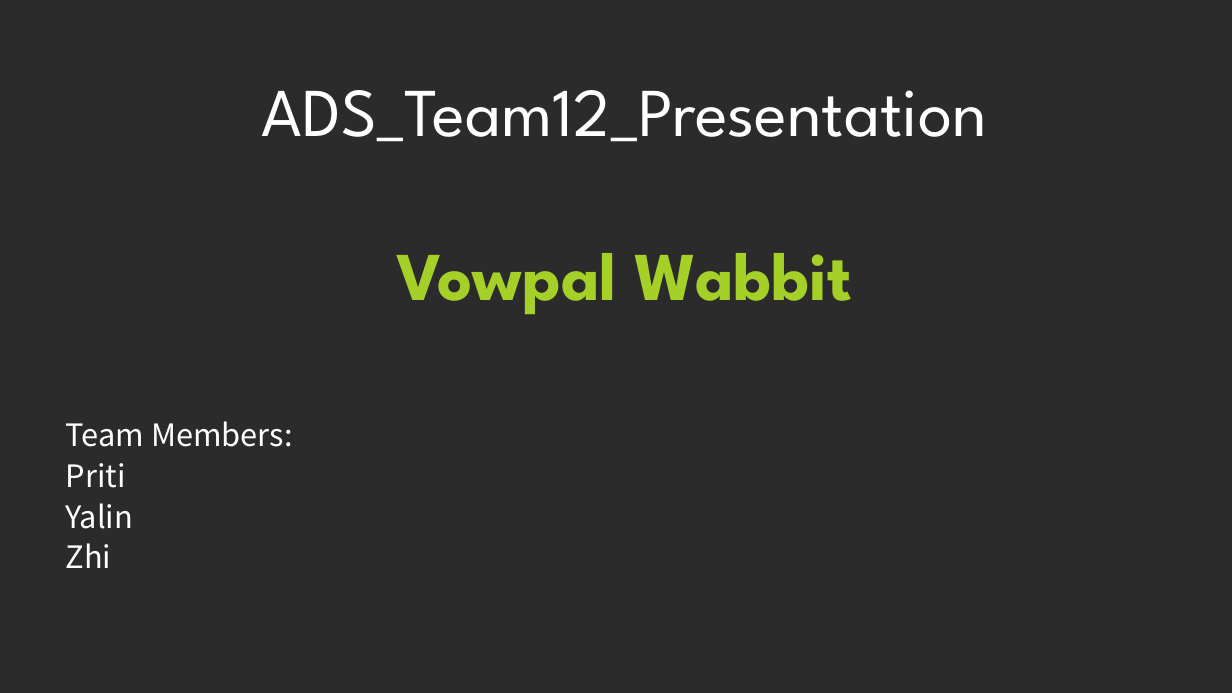
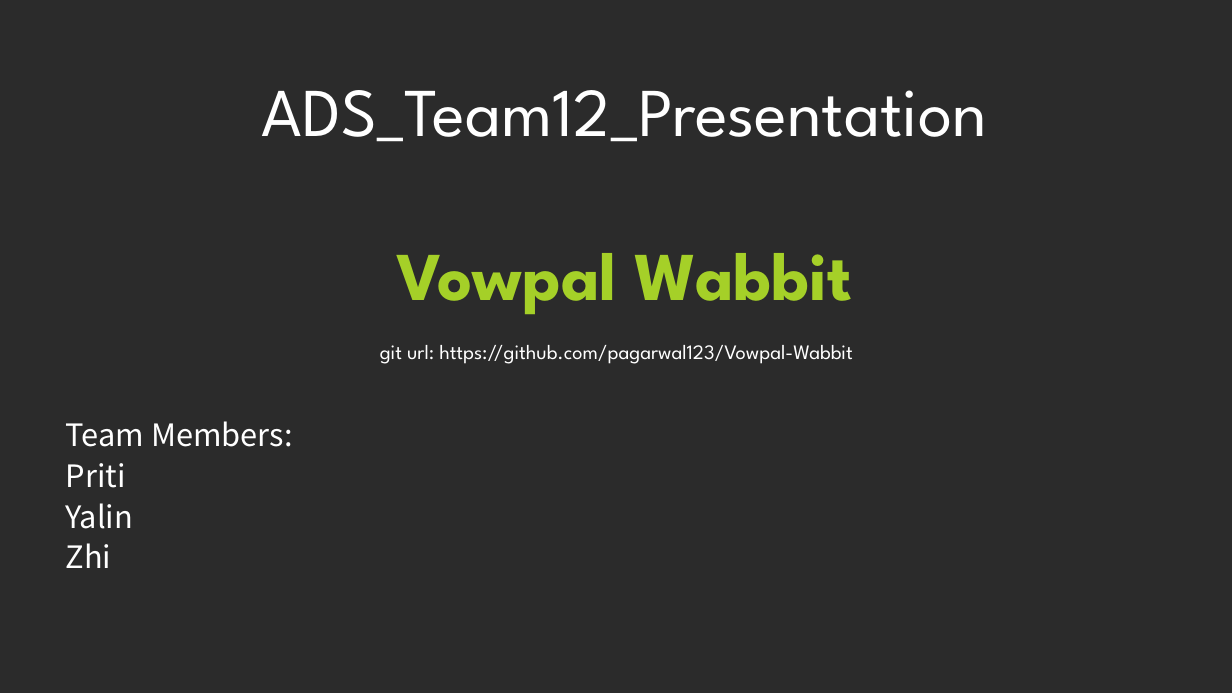
Before and after one commit to pagarwal123/Vowpal-Wabbit, a slide deck: slide 1 of ADS_Team12_VW Presentation.pptx. Drawn at 1232x693 pixels with LibreOffice and Linux fonts; fonts in the diff are those of the drawing; background and template pictures are left out; a plain dark background stands for a picture behind light text. Boxes give left, top, right and bottom in pixels: in the first picture for what was removed or moved away, otherwise in the second. Text is boxed around its words. In the diff, an @@ line names an element or a change of style, - is before the commit and + after.

Commit message:
ppt

```diff
--- a/ADS_Team12_VW Presentation.pptx
+++ b/ADS_Team12_VW Presentation.pptx
@@ text at <box>380,345,853,364</box>: paragraph added @@
+git url: https://github.com/pagarwal123/Vowpal-Wabbit
```
Also in this commit, not shown: 1 other slide changed.
